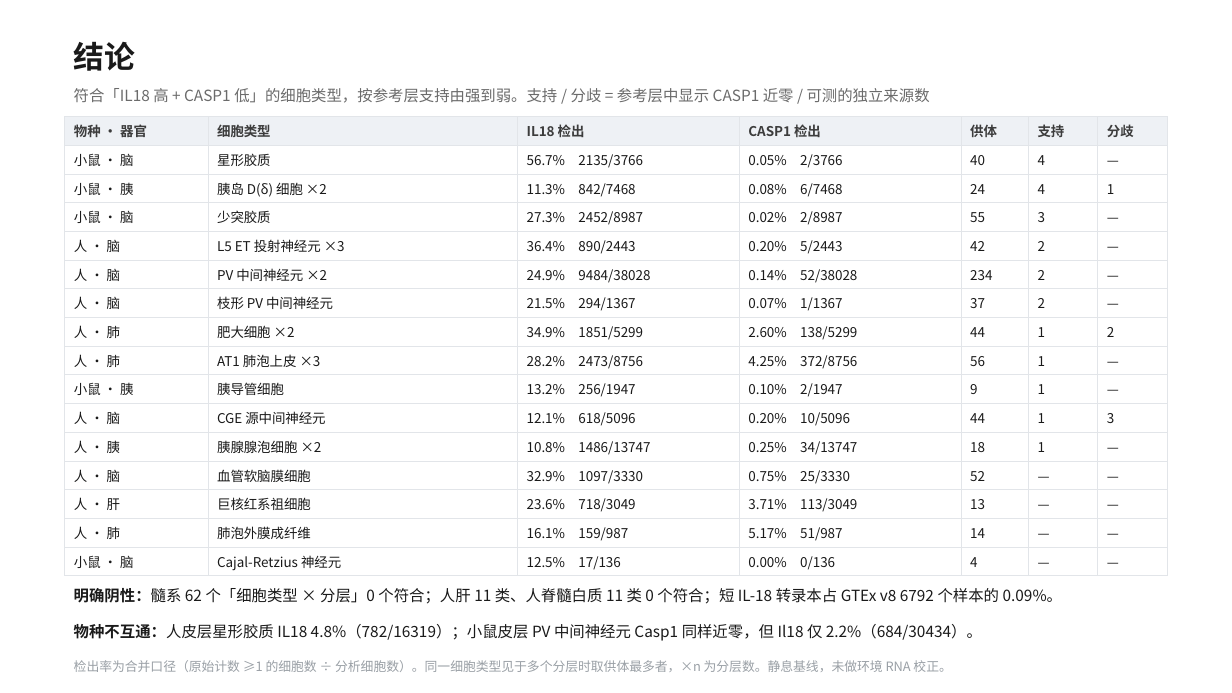
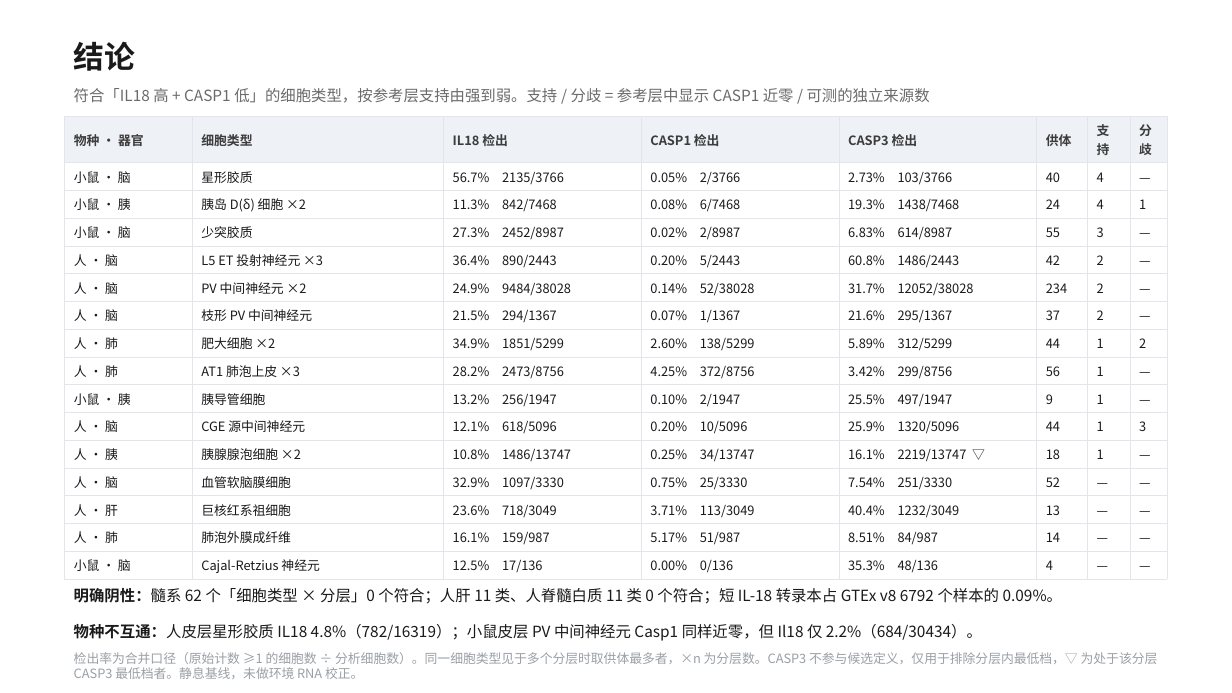
Before and after one commit to 7c96bzczcj-prog/aaa, a slide deck: slide 14 of il18_casp5organ/IL18_CASP_五器官筛选.pptx. Drawn at 1232x693 pixels with LibreOffice and Linux fonts; fonts in the diff are those of the drawing. Boxes give left, top, right and bottom in pixels: in the first picture for what was removed or moved away, otherwise in the second. Text is boxed around its words. In the diff, an @@ line names an element or a change of style, - is before the commit and + after.

```diff
--- a/il18_casp5organ/IL18_CASP_五器官筛选.pptx
+++ b/il18_casp5organ/IL18_CASP_五器官筛选.pptx
@@ table at (65,116,1167,577) @@
+column 5: CASP3 检出 | 2.73% 103/3766 | 19.3% 1438/7468 | 6.83% 614/8987 | 60.8% 1486/2443 | 31.7% 12052/38028 | 21.6% 295/1367 | 5.89% 312/5299 | 3.42% 299/8756 | 25.5% 497/1947 | 25.9% 1320/5096 | 16.1% 2219/13747 ▽ | 7.54% 251/3330 | 40.4% 1232/3049 | 8.51% 84/987 | 35.3% 48/136
@@ text at (74,652,1158,679): text changed @@
-检出率为合并口径（原始计数 ≥1 的细胞数 ÷ 分析细胞数）。同一细胞类型见于多个分层时取供体最多者，×n 为分层数。静息基线，未做环境 RNA 校正。
+检出率为合并口径（原始计数 ≥1 的细胞数 ÷ 分析细胞数）。同一细胞类型见于多个分层时取供体最多者，×n 为分层数。CASP3 不参与候选定义，仅用于排除分层内最低档，▽ 为处于该分层 CASP3 最低档者。静息基线，未做环境 RNA 校正。
```
Also in this commit, not shown: 8 other files.
